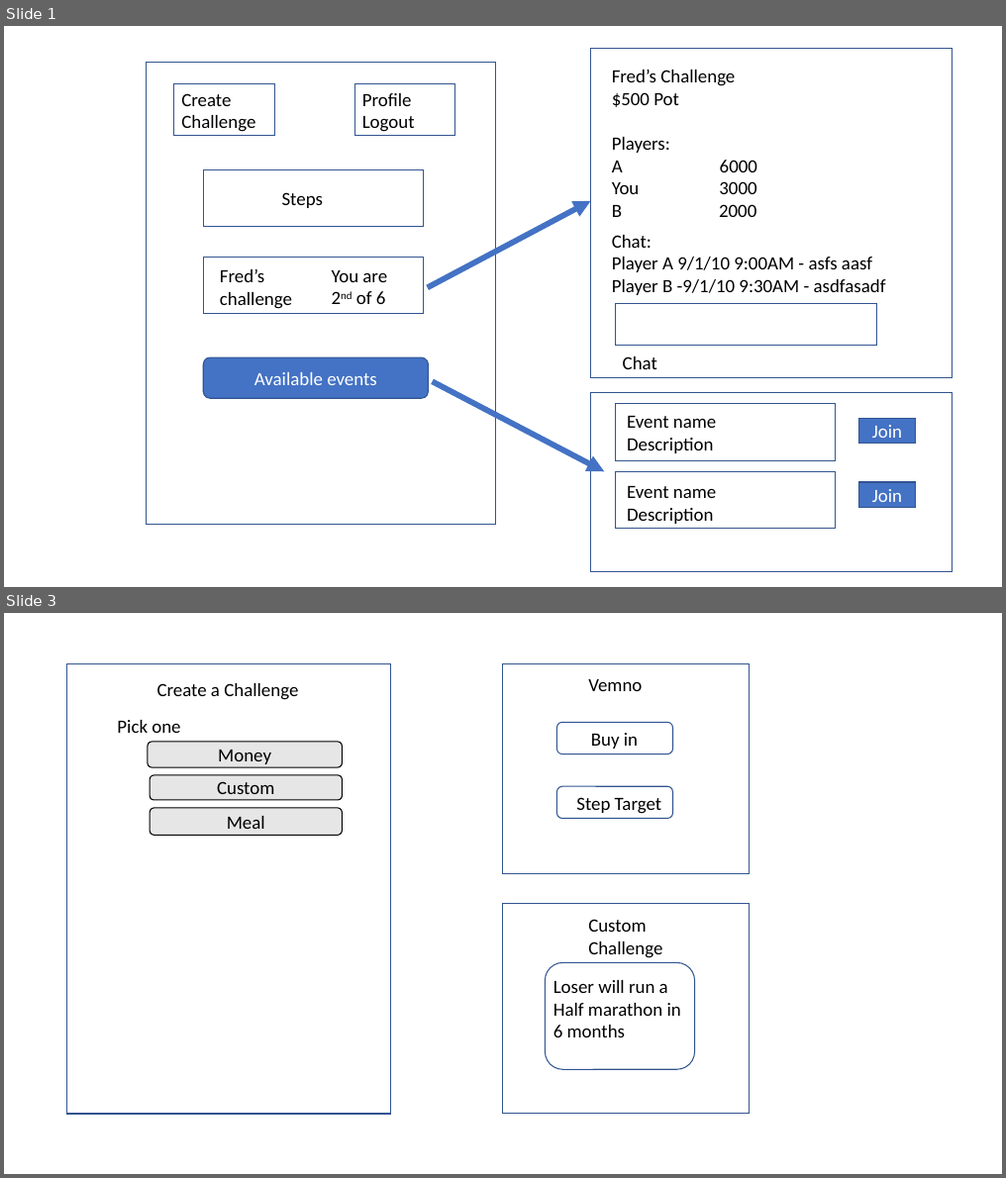
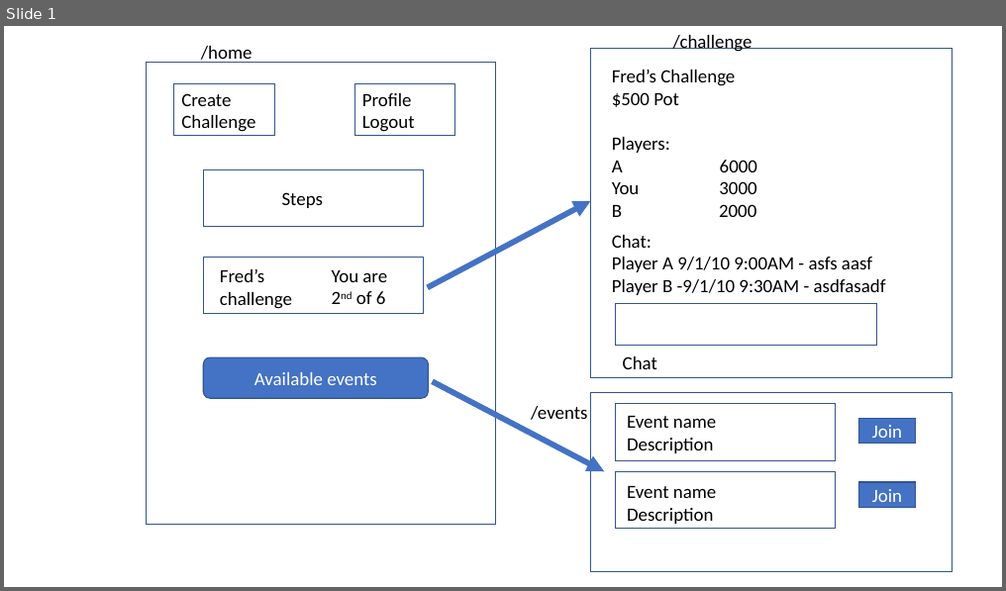
Before and after one commit to Mekken/FitBet, a slide deck: client/public/screens.pptx. Shown one above the other, each under a label of ours: slides 1 and 3 before the commit, slide 1 after it; the slides between them are not shown. The pictures are 1006x1178 and 1006x591 pixels, drawn with LibreOffice and Linux fonts; fonts in the diff are those of the drawing. Boxes give left, top, right and bottom in pixels: in the first picture for what was removed or moved away, otherwise in the second. Text is boxed around its words. In the diff, an @@ line names an element or a change of style, - is before the commit and + after.

```diff
--- a/client/public/screens.pptx
+++ b/client/public/screens.pptx
@@ slide 3 removed at (4, 613, 1002, 1174), background #FFFFFF @@
@@ rectangle removed at (67, 663, 390, 1115) @@
@@ rectangle removed at (503, 663, 748, 874) @@
@@ text removed at (157, 683, 298, 700) @@
-Create a Challenge
@@ text removed at (588, 679, 642, 691) @@
-Vemno
@@ text removed at (117, 720, 180, 733) @@
-Pick one
@@ rounded rectangle removed at (557, 722, 673, 755) @@
@@ rounded rectangle removed at (148, 742, 343, 768) @@
-Money
@@ text removed at (591, 733, 638, 749) @@
-Buy in
@@ rounded rectangle removed at (150, 775, 343, 800) @@
-Custom
@@ rounded rectangle removed at (557, 786, 673, 819) @@
@@ rounded rectangle removed at (150, 808, 343, 835) @@
-Meal
@@ text removed at (576, 797, 661, 814) @@
-Step Target
@@ rectangle removed at (503, 904, 748, 1115) @@
@@ text removed at (588, 919, 662, 959) @@
-Custom
-Challenge
@@ rounded rectangle removed at (546, 962, 695, 1069) @@
@@ text removed at (553, 980, 681, 1038) @@
-Loser will run a
-Half marathon in
-6 months
@@ slide 1 changed as well @@
@@ text added at (201, 46, 252, 63), 18 pt, text #000000 @@
+/home
@@ text added at (673, 35, 752, 52), 18 pt, text #000000 @@
+/challenge
@@ text added at (531, 406, 587, 420), 18 pt, text #000000 @@
+/events
```
Also in this commit, not shown: 1 other slide changed.
